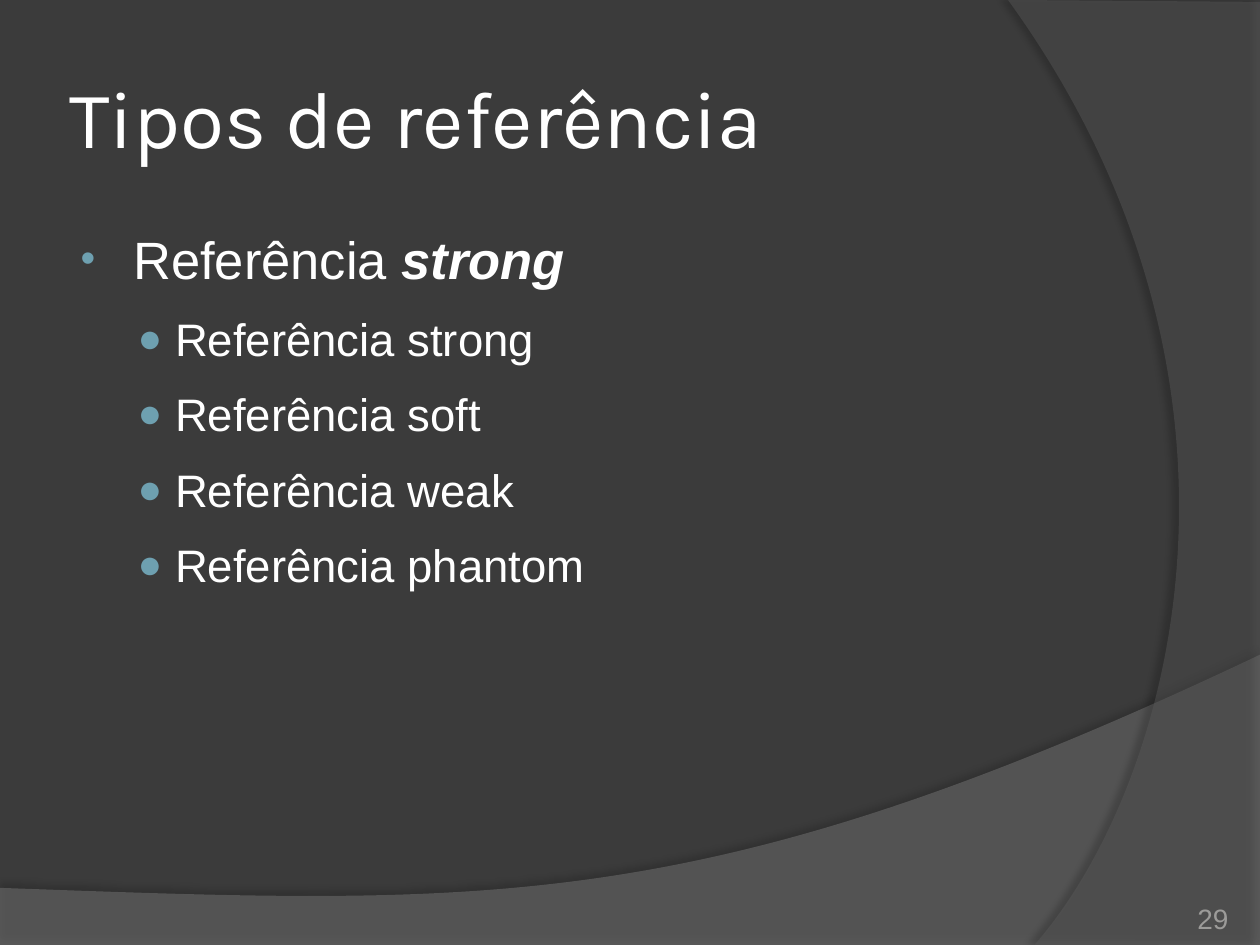
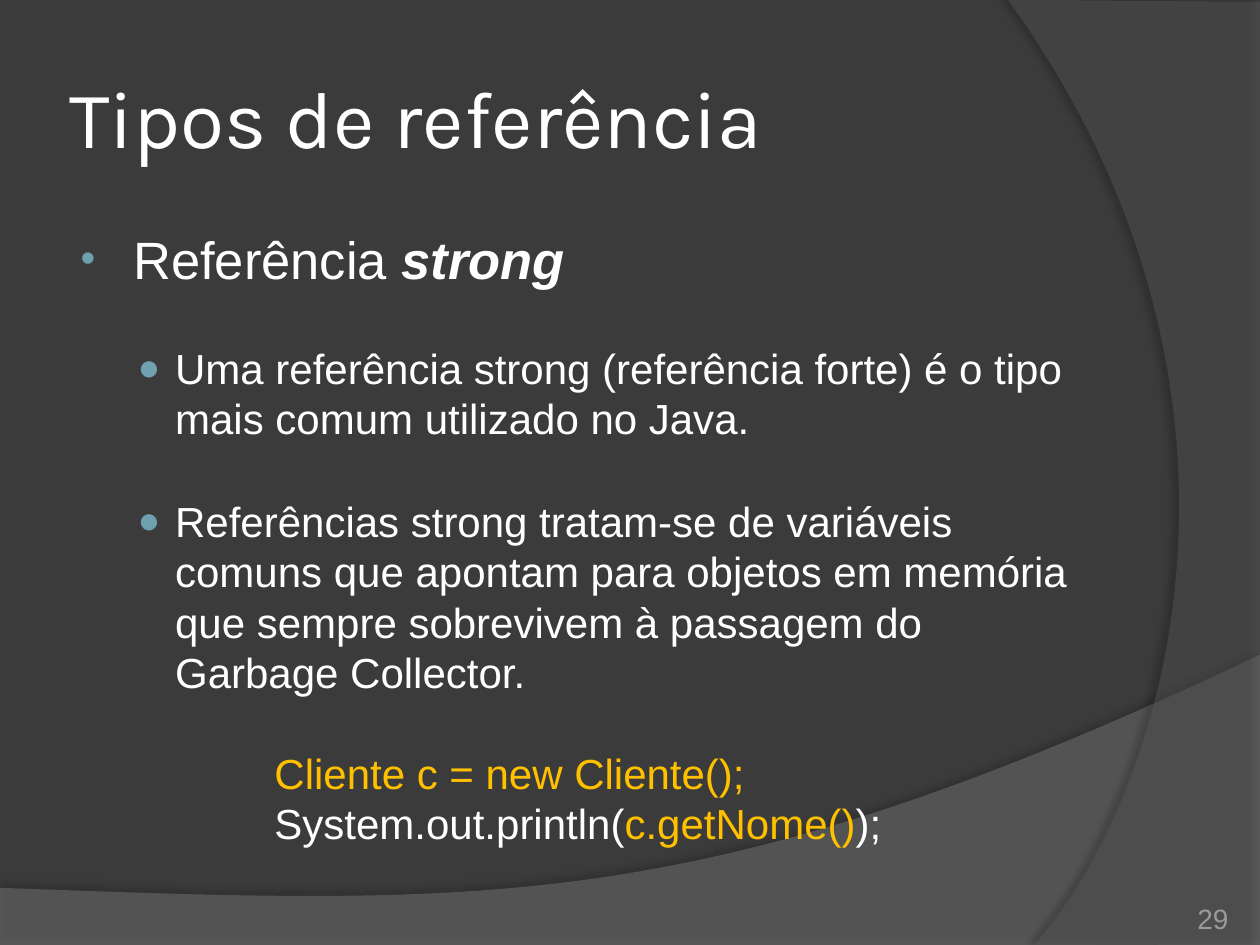
Before and after one commit to duchesqui/slzvieira-training, a slide deck: slide 29 of 2-Java-Programmer-Modulo-II/11.Capitulo05.pptx. Drawn at 1260x945 pixels with LibreOffice and Linux fonts; fonts in the diff are those of the drawing. Boxes give left, top, right and bottom in pixels: in the first picture for what was removed or moved away, otherwise in the second. Text is boxed around its words. In the diff, an @@ line names an element or a change of style, - is before the commit and + after.

Commit message:
Fechamento do capítulo de Garbage Collector; Início do capítulo de tratamento de erros.

```diff
--- a/2-Java-Programmer-Modulo-II/11.Capitulo05.pptx
+++ b/2-Java-Programmer-Modulo-II/11.Capitulo05.pptx
@@ text at bbox=[175, 353, 1066, 848]: text changed; size 26 to 24 pt @@
-  ● Referência strong
-  ● Referência soft
-  ● Referência weak
-  ● Referência phantom
+  ● Uma referência strong (referência forte) é o tipo mais comum utilizado no Java.
+  ● Referências strong tratam-se de variáveis comuns que apontam para objetos em memória que sempre sobrevivem à passagem do Garbage Collector.
+  Cliente c = new Cliente();
+  System.out.println(c.getNome());
```
Also in this commit, not shown: 4 slides added, 1 slide removed, 2 other files.
